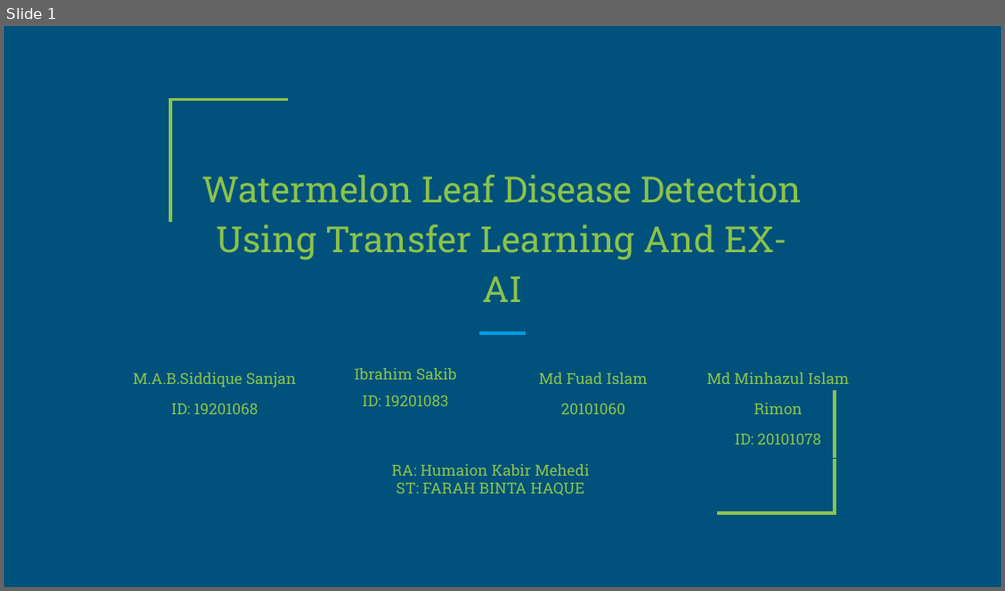
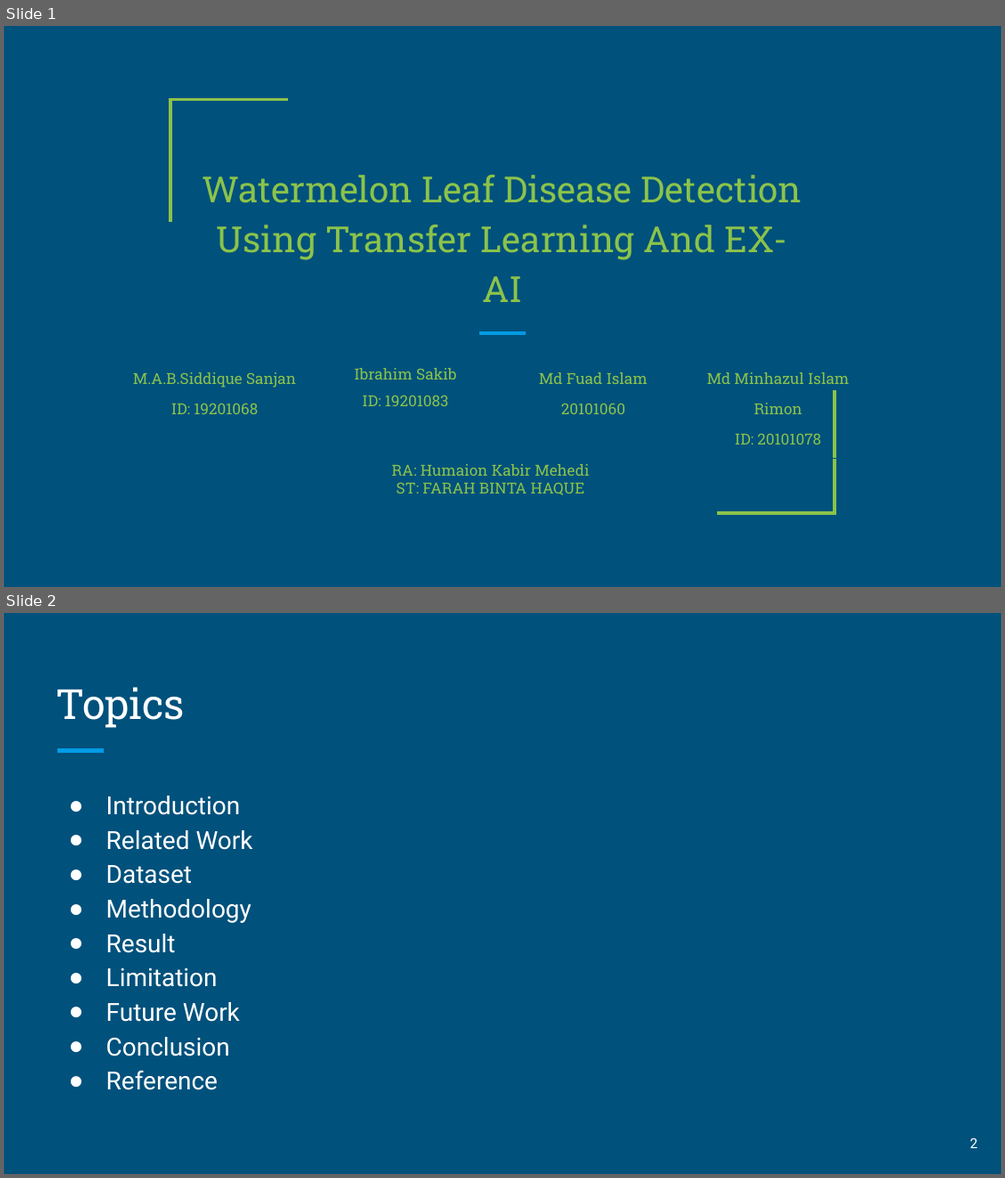
Before and after one commit to mdFuadIslam/cse438, a slide deck: Submission5/Slide.pptx. Shown one above the other, each under a label of ours: slide 1 before the commit, slides 1 and 2 after it. The pictures are 1005x591 and 1005x1178 pixels, drawn with LibreOffice and Linux fonts; fonts in the diff are those of the drawing. Boxes give left, top, right and bottom in pixels: in the first picture for what was removed or moved away, otherwise in the second. Text is boxed around its words. In the diff, an @@ line names an element or a change of style, - is before the commit and + after.

```diff
--- a/Submission5/Slide.pptx
+++ b/Submission5/Slide.pptx
@@ slide 2 added at [4, 613, 1001, 1174], background #00517C @@
@@ title added at [57, 687, 185, 728], 30 pt, text #FFFFFF @@
+Topics
@@ line added from (57, 751) to (104, 751), #039BE5 3 pt @@
@@ text added at [106, 795, 253, 1090], 18 pt, text #FFFFFF @@
+● Introduction
+● Related Work
+● Dataset
+● Methodology
+● Result
+● Limitation
+● Future Work
+● Conclusion
+● Reference
@@ page number added at [970, 1137, 978, 1148], 10 pt, text #FFFFFF @@
+2
```
Also in this commit, not shown: 8 slides changed, 8 other slides added, 3 other files.
